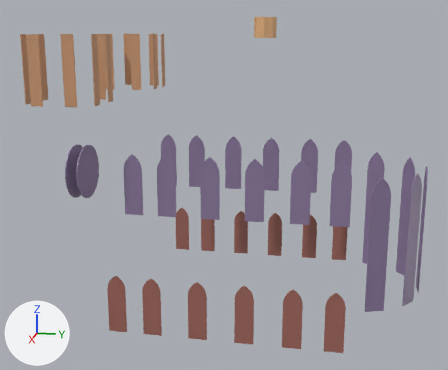
Before and after pictures for a commit that changed the glTF model assets/cathedral-glass.glb.
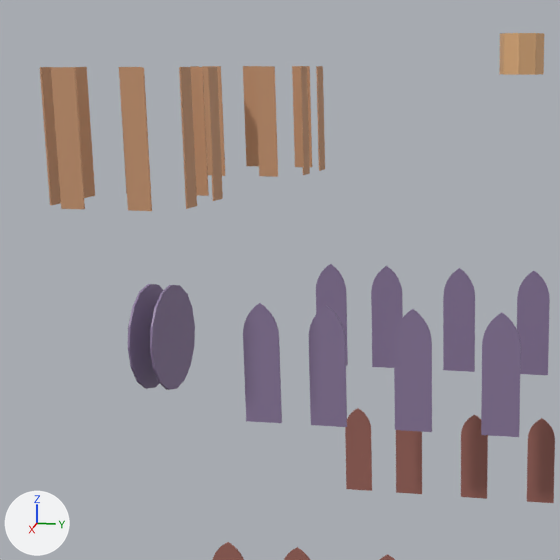
Each version is shown whole from a 50 mm camera at (50.7, 8.0, 23.8) aimed at (0.8, -2.0, 11.3), then close up on the part from 0% to 64% of the width and 0% to 77% of the height. The lights are fixed; the arrows at lower left show +X, +Y and +Z. The first two pictures are the older version. Where no turn or scale is listed for an object, it has been applied to the vertices.

The first close-up shows 'cathedral-glass'.
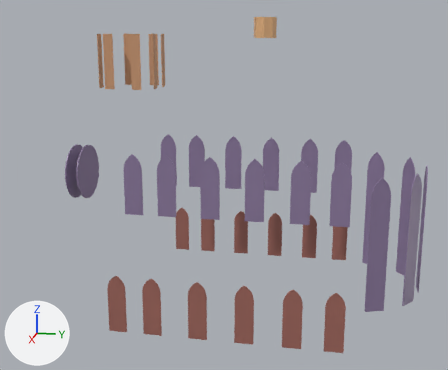
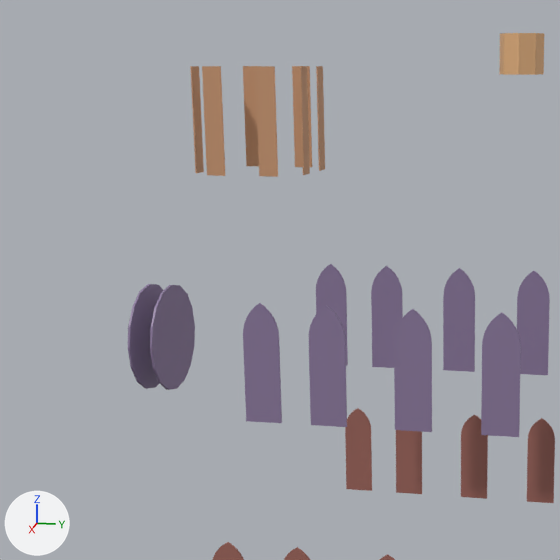
Where the newer file only moved an object's origin or applied its transform, the numbers keep the older frame.

Where the change shows, as pixel boxes (x1, y1, x2, y2) in the close-ups (560 x 560 px):
'cathedral-glass', reshaped
    before: (40, 33, 555, 560)
    after: (128, 33, 555, 560)
part 1 of me_cathedral_glass, deleted (brown)
    before: (40, 67, 223, 211)

The edits, one by one:
me_cathedral_glass is used by ob_cathedral_glass; location (0.0, -0.6, 13.3).
me_cathedral_glass had 1078 vertices, 2070 faces and spanned x -9.7..9.7, y -15.0..15.0, z -11.7..11.7.
me_cathedral_glass now has 1014 vertices, 1974 faces and spans x -9.7..9.5, y -15.0..15.0, z -11.7..11.7.
me_cathedral_glass part 1: 8 loose pieces with 64 vertices, spanning x 4.3..9.7, y -14.6..-9.2, z 5.4..10.4, are deleted.
